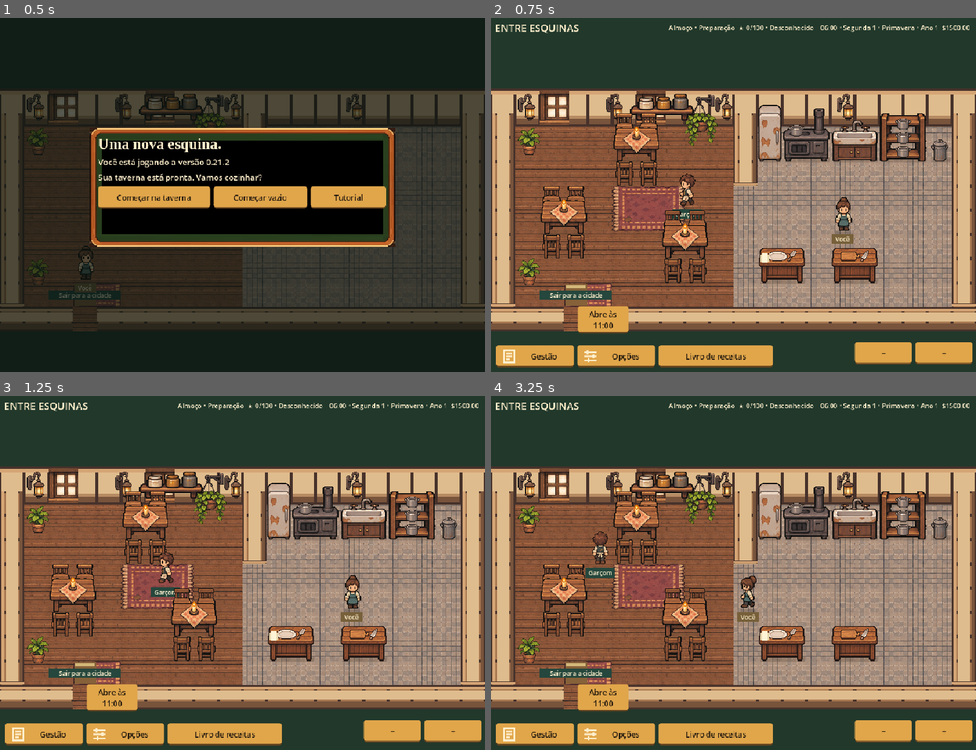
Above: before the commit, frames 1-4 (two rows, left to right).
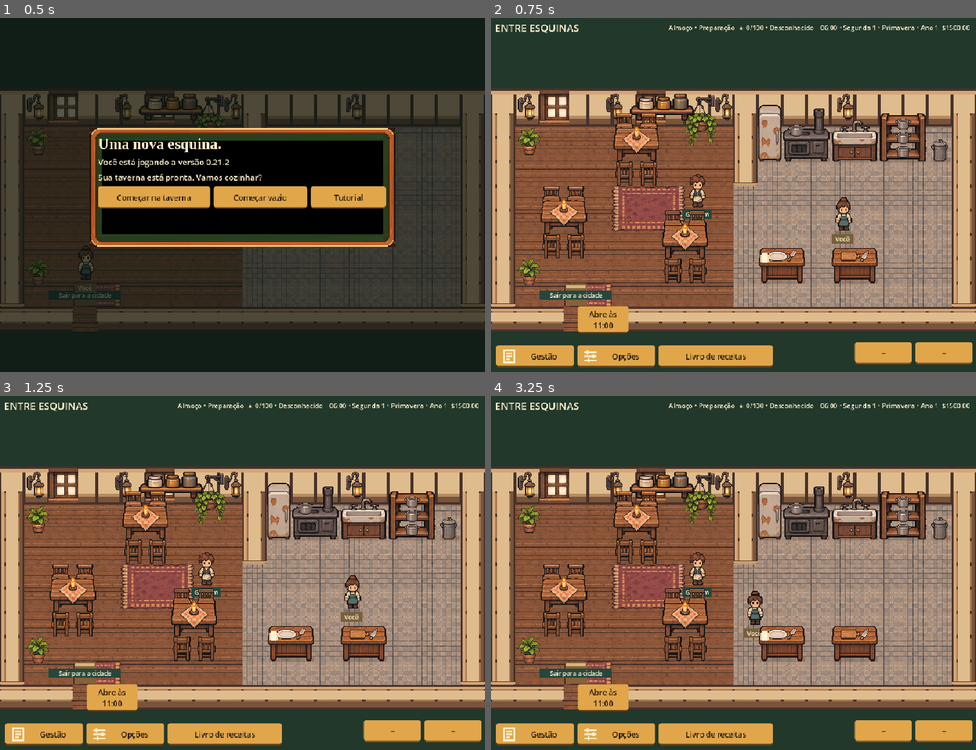
Above: after the commit, the same moments.

Repository: denerRsilva/Entre-Esquinas
Game: Godot game, scene res://mundo/Restaurante.tscn
The game is run twice, just before and just after one commit, with the same random seed, the same clock (stepped at 60 frames per second) and the same inputs.
Inputs:
- Up to frame 1 (0.5 s): no input
- Up to frame 2 (0.75 s): click "Começar na taverna" at 0.5 s
- Up to frame 3 (1.25 s): no input
- Up to frame 4 (3.25 s): click "Abre às 11:00" at 1.25 s; click "Gestão" at 2 s; click "Voltar ao jogo" at 2.75 s

Frame 1 is identical in both runs. In frame 2, 0.4% of the frame differs, in the area x 37-46%, y 43-57%; in frame 3, 0.6%; in frame 4, 1.2%, in the area x 19-57%, y 38-69%.

Commit message:
Give idle waiter slower short strolls and pauses between walks

Diff:
--- a/godot/project.godot
+++ b/godot/project.godot
@@ -1,7 +1,7 @@
 config_version=5
 [application]
 config/name="Entre Esquinas — Restaurante"
-config/version="0.21.2-godot.22"
+config/version="0.21.2-godot.23"
 run/main_scene="res://mundo/Restaurante.tscn"
 run/max_fps=60
 config/features=PackedStringArray("4.6", "GL Compatibility")
--- /dev/null
+++ b/godot/qa/OciosidadeGarcomUI.gd
@@ -0,0 +1,48 @@
+extends "res://qa/BaseInterfaceNativa.gd"
+func run():
+	await start_game()
+	var s: Dictionary = g.session.state
+	var sim = g.session.SIM.new()
+	sim.service.wander_random=func():return 0.5
+	var w: Dictionary = s.workers[0]
+	sim.service.waiter(s,w)
+	var start := Vector2i(w.x,w.y)
+	var until: float = w.goal.idleUntil
+	check(until-s.time>=3 and until-s.time<=7,"Pausa tem duração humana de 3 a 7 segundos")
+	for i in 20:sim.step(s,0.1)
+	check(Vector2i(w.x,w.y)==start and w.get("motion")==null,"Garçom permanece parado durante a pausa")
+	check(w.goal.idleUntil==until,"Pausa não é sorteada novamente a cada quadro")
+	check(g.session.SAVE.new().load_value(JSON.parse_string(g.session.SAVE.serialize(s)))!=null,"Salvar e carregar durante pausa")
+	while s.time<until+0.1:sim.step(s,0.1)
+	check(w.goal!=null and not w.goal.has("idleUntil"),"Passeio recomeça ao terminar a pausa")
+	var target := Vector2i(w.goal.x,w.goal.y)
+	var distance := absi(target.x-start.x)+absi(target.y-start.y)
+	check(distance>=2 and distance<=4,"Passeio escolhe destino próximo")
+	check(sim.MOVE.walk_time(w)==0.7,"Passos ociosos são mais lentos")
+	for i in 100:
+		sim.step(s,0.1)
+		if w.goal!=null and w.goal.has("idleUntil"):break
+	check(Vector2i(w.x,w.y)==target and w.goal.has("idleUntil"),"Chegar ao destino inicia outra pausa")
+	var pause_save: Variant = g.session.SAVE.new().load_value(JSON.parse_string(g.session.SAVE.serialize(s)))
+	check(pause_save!=null and pause_save.workers[0].goal.idleUntil==w.goal.idleUntil,"Save preserva tempo restante da pausa")
+	# A new order interrupts even a fresh pause, without waiting for its timer.
+	sim.service.random_source=func():return 0.5
+	check(sim.spawn(s),"Cliente para interromper pausa")
+	var c: Dictionary = s.customers[0]
+	var chair = g.session.BUILD.find(s.objects,c.seat)
+	c.merge({"x":chair.x,"y":chair.y,"motion":null,"goal":null,"state":"waiting"},true)
+	sim.service.begin(s,c,"service");w.task="waiter"
+	sim.service.waiter(s,w)
+	check(w.goal!=null and not w.goal.get("idleWalk",false) and sim.MOVE.walk_time(w)==0.4,"Atendimento interrompe pausa e restaura velocidade")
+	# Interrupting a slow step preserves position and accelerates its remainder.
+	w.merge({"x":12,"y":10,"goal":null,"motion":null,"settled":null},true)
+	sim.MOVE.go(w,{"x":11,"y":10,"idleWalk":true})
+	sim.MOVE.start(w,{"x":11,"y":10});sim.MOVE.advance(w,0.2)
+	var before: Dictionary = sim.MOVE.position(w)
+	var remaining: float = w.motion.duration-w.motion.elapsed
+	sim.MOVE.go(w,{"x":10,"y":10})
+	var after: Dictionary = sim.MOVE.position(w)
+	check(is_equal_approx(before.x,after.x) and is_equal_approx(before.y,after.y),"Interromper passeio não causa salto de posição")
+	check(w.motion.duration-w.motion.elapsed<remaining,"Tarefa acelera o passo já em andamento")
+	check(g.session.SAVE.VALIDATOR.valid(s),"Mudança de ritmo mantém save válido")
+	await finish()
--- a/godot/qa/PolimentoSalaoUI.gd
+++ b/godot/qa/PolimentoSalaoUI.gd
@@ -42,7 +42,7 @@
 	check(customer.state=="ordered","Garçom anota pedido após passear")
 	sim.service.waiter(s,w)
 	check(w.goal!=null and w.goal.get("idleWalk",false),"Passeio recomeça depois do atendimento")
-	check(sim.MOVE.walk_time(w)==sim.MOVE.walk_time(customer),"Passeio mantém velocidade dos clientes")
+	check(sim.MOVE.walk_time(w)>sim.MOVE.walk_time(customer),"Passeio é mais lento que atendimento")
 	var kitchen: Variant = null
 	for object in s.objects:
 		if object.type=="kitchen":kitchen=object;break
--- a/godot/simulacao/nativa/Atendimento.gd
+++ b/godot/simulacao/nativa/Atendimento.gd
@@ -177,28 +177,43 @@
 				INV.remove(s.inventory,index,1);find(s.orders,c.order).state="ready";a.carry={"kind":"dish","order":c.order,"quality":quality};return serve(s,a,c)
 	s.message="Emprate a receita pedida e traga o prato pronto."
 	return false
+func idle_pause(s: Dictionary,w: Dictionary) -> void:
+	MOVE.go(w,{"room":w.room,"x":w.x,"y":w.y,"idleWalk":true,"idleUntil":s.time+3+4*wander_random.call()})
+	w.wait=0
+
 func wander(s: Dictionary,w: Dictionary) -> void:
 	if not idle_walk_enabled or w.id!="worker2" or w.room!="restaurant":w.goal=null;return
 	var goal = w.get("goal")
-	if goal!=null and goal.get("idleWalk",false) and not MOVE.arrived(w) and w.wait<5 and not MOVE.blocked(s,w.room,goal.x,goal.y,w):return
+	var returning: bool = w.x>=14
+	if goal!=null and goal.get("idleWalk",false):
+		if goal.has("idleUntil"):
+			if s.time<goal.idleUntil:return
+		elif not MOVE.arrived(w) and w.wait<5 and not MOVE.blocked(s,w.room,goal.x,goal.y,w):return
+		else:
+			if w.get("motion")!=null:return
+			idle_pause(s,w);return
+	elif not returning:
+		if w.get("motion")!=null:w.goal=null;return
+		idle_pause(s,w);return
 	var occupied := MOVE.occupants(s,w)
-	var avoid := MOVE.hall_limits(w.x>=14)
+	var avoid := MOVE.hall_limits(returning)
 	for cell in occupied:
 		var parts: PackedStringArray = cell.split(",")
 		avoid.append(Vector2i(int(parts[0]),int(parts[1])))
 	var candidates: Array[Vector2i] = []
 	for y in range(1,14):
 		for x in range(1,14):
-			if Vector2i(x,y)==Vector2i(w.x,w.y) or MOVE.blocked(s,w.room,x,y,w) or occupied.has(str(x)+","+str(y)):continue
+			var distance: int = absi(x-int(w.x))+absi(y-int(w.y))
+			if distance==0 or (not returning and (distance<2 or distance>4)) or MOVE.blocked(s,w.room,x,y,w) or occupied.has(str(x)+","+str(y)):continue
 			candidates.append(Vector2i(x,y))
 	if not candidates.is_empty():
 		var start := mini(candidates.size()-1,int(wander_random.call()*candidates.size()))
 		for i in candidates.size():
 			var point: Vector2i = candidates[(start+i)%candidates.size()]
 			var path = MOVE.MAP.route(s,w.room,Vector2i(w.x,w.y),point,w,avoid)
-			if path==null or path.is_empty():continue
-			MOVE.go(w,{"room":"restaurant","x":point.x,"y":point.y});w.goal.idleWalk=true;w.wait=0;return
-	w.goal=null
+			if path==null or path.is_empty() or (not returning and path.size()>5):continue
+			MOVE.go(w,{"room":"restaurant","x":point.x,"y":point.y,"idleWalk":true});w.wait=0;return
+	idle_pause(s,w)
 
 func waiter(s: Dictionary,w: Dictionary) -> void:
 	var carry = w.get("carry")
--- a/godot/simulacao/nativa/Movimento.gd
+++ b/godot/simulacao/nativa/Movimento.gd
@@ -16,7 +16,9 @@
 	var settled = actor.get("settled")
 	if settled!=null and settled.room==actor.room and settled.x==actor.x and settled.y==actor.y:return {"x":settled.px,"y":settled.py}
 	return {"x":actor.x,"y":actor.y}
-static func walk_time(actor: Dictionary) -> float:return 1/SPEED if actor.id=="player" else 0.4
+static func walk_time(actor: Dictionary) -> float:
+	if actor.id=="player":return 1/SPEED
+	return 0.7 if actor.id=="worker2" and actor.get("goal")!=null and actor.goal.get("idleWalk",false) else 0.4
 static func start(actor: Dictionary, target: Dictionary, ox: float = 0, oy: float = 0) -> bool:
 	var p := position(actor)
 	var x: float = target.x+ox
@@ -72,7 +74,15 @@
 		if path!=null and path.size()<length:best=p;length=path.size()
 	return best
 static func go(actor: Dictionary, target: Dictionary) -> void:
+	var previous_speed := walk_time(actor)
 	actor.goal={"room":(target.get("room") if target.get("room") else actor.room),"x":target.x,"y":target.y}
+	if target.get("idleWalk",false):actor.goal.idleWalk=true
+	if target.has("idleUntil"):actor.goal.idleUntil=target.idleUntil
+	# A task can interrupt a slow stroll between cells. Preserve progress
+	# while immediately restoring the normal service pace.
+	if actor.get("motion")!=null:
+		var ratio := walk_time(actor)/previous_speed
+		actor.motion.duration*=ratio;actor.motion.elapsed*=ratio
 	if target.get("offsetX") is float and target.get("offsetY") is float:
 		actor.goal.offsetX=clampf(target.offsetX,-0.25,0.25);actor.goal.offsetY=clampf(target.offsetY,-0.25,0.25)
 static func arrived(actor: Dictionary) -> bool:
--- a/godot/simulacao/nativa/ValidadorSave.gd
+++ b/godot/simulacao/nativa/ValidadorSave.gd
@@ -131,6 +131,7 @@
 		var goal = a.get("goal")
 		if goal!=null:
 			if goal is Dictionary and goal.has("idleWalk") and not goal.idleWalk is bool:return false
+			if goal is Dictionary and goal.has("idleUntil") and (not number(goal.idleUntil) or goal.idleUntil<0):return false
 			if not has_keys(goal,["room","x","y"]) or not M.PORTALS.has(goal.room) or not N.integer(goal.x) or not N.integer(goal.y) or goal.x<1 or goal.x>=23 or goal.y<1 or goal.y>=15:return false
 			for key in ["offsetX","offsetY"]:
 				if goal.has(key) and (not number(goal[key]) or absf(goal[key])>0.25):return false
Not shown, changed: godot/export_presets.cfg
Not shown, changed: docs/polimento-salao.md
Not shown, changed: scripts/testar-migracao.sh
